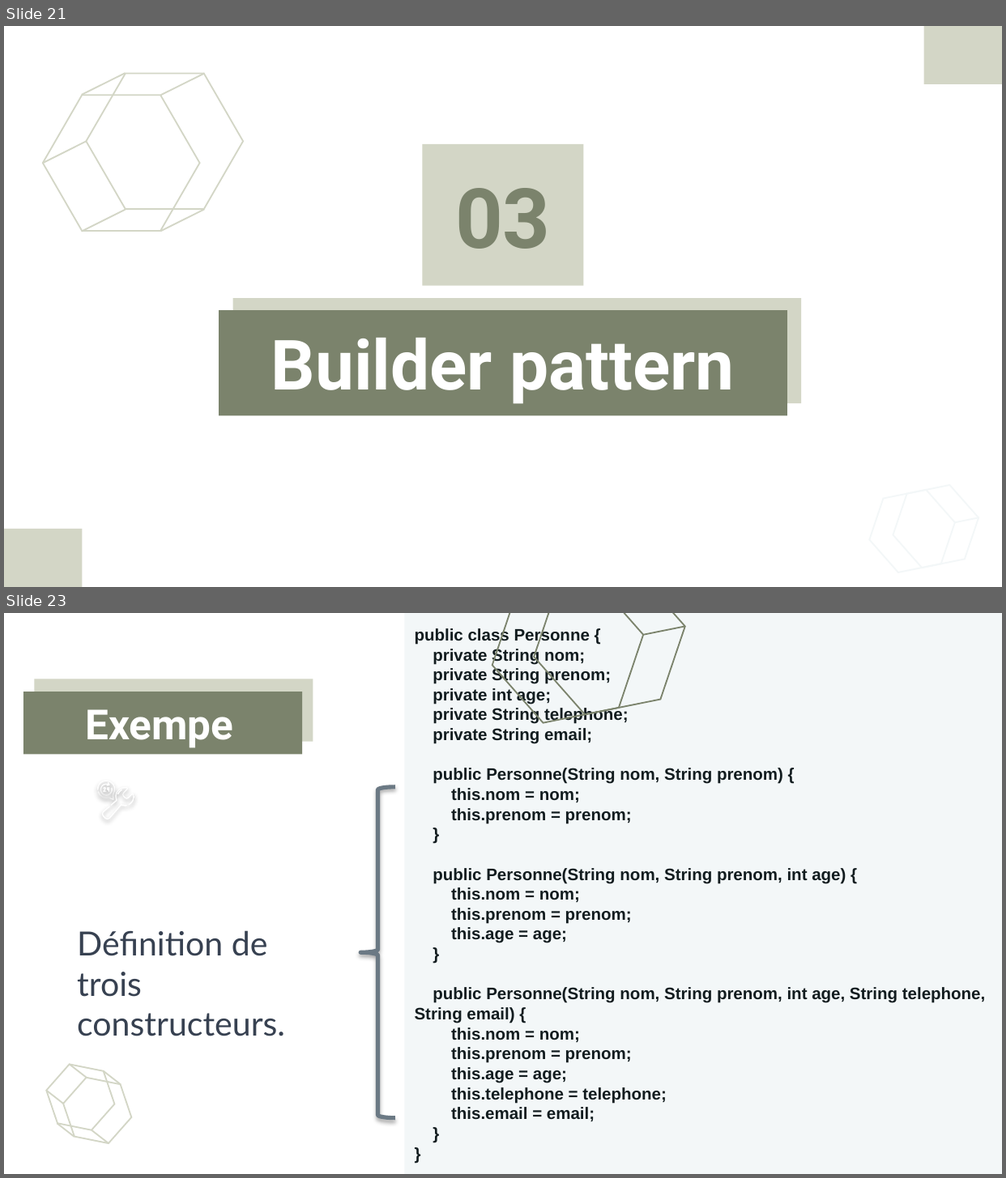
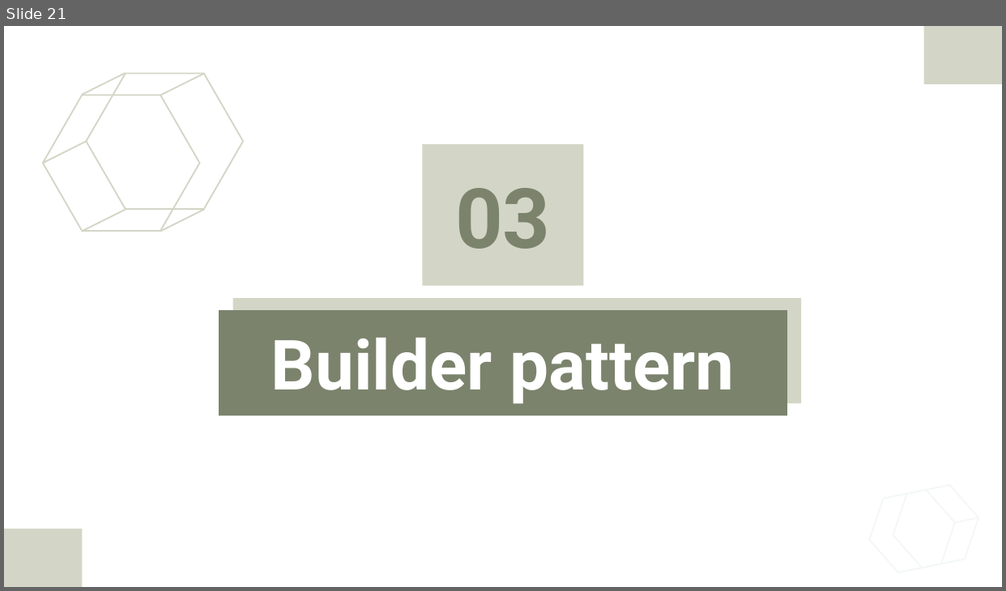
Before and after one commit to Abdelkarim-01/sdesign-pattern, a slide deck: DesignPatternsJEE1.pptx. Shown one above the other, each under a label of ours: slides 21 and 23 before the commit, slide 21 after it; the slides between them are not shown. The pictures are 1006x1178 and 1006x591 pixels, drawn with LibreOffice and Linux fonts; fonts in the diff are those of the drawing. Boxes give left, top, right and bottom in pixels: in the first picture for what was removed or moved away, otherwise in the second. Text is boxed around its words. In the diff, an @@ line names an element or a change of style, - is before the commit and + after.

```diff
--- a/DesignPatternsJEE1.pptx
+++ b/DesignPatternsJEE1.pptx
@@ slide 23 removed at (4,613,1002,1174), background #FFFFFF; not listed: 1 template element that a slide beside it also shows @@
@@ text removed at (404,613,1002,1174) @@
-public class Personne {
-private String nom;
-private String prenom;
-private int age;
-private String telephone;
-private String email;
-public Personne(String nom, String prenom) {
-this.nom = nom;
-this.prenom = prenom;
-}
-public Personne(String nom, String prenom, int age) {
-this.nom = nom;
-this.prenom = prenom;
-this.age = age;
-}
-public Personne(String nom, String prenom, int age, String telephone, String email) {
-this.nom = nom;
-this.prenom = prenom;
-this.age = age;
-this.telephone = telephone;
-this.email = email;
-}
-}
@@ freeform shape removed at (479,613,656,730) @@
@@ freeform shape removed at (520,613,697,722) @@
@@ freeform shape removed at (643,627,685,635) @@
@@ title removed at (24,692,302,755) @@
-Exempe
@@ group removed at (97,781,134,820): 7 freeform shapes @@
@@ left brace removed at (360,786,395,1118) @@
@@ text removed at (77,931,285,1037) @@
-Définition de trois constructeurs.
@@ group removed at (40,1061,138,1148): 7 freeform shapes @@
```
Also in this commit, not shown: 4 slides changed, 4 slides added, 2 other slides removed.
